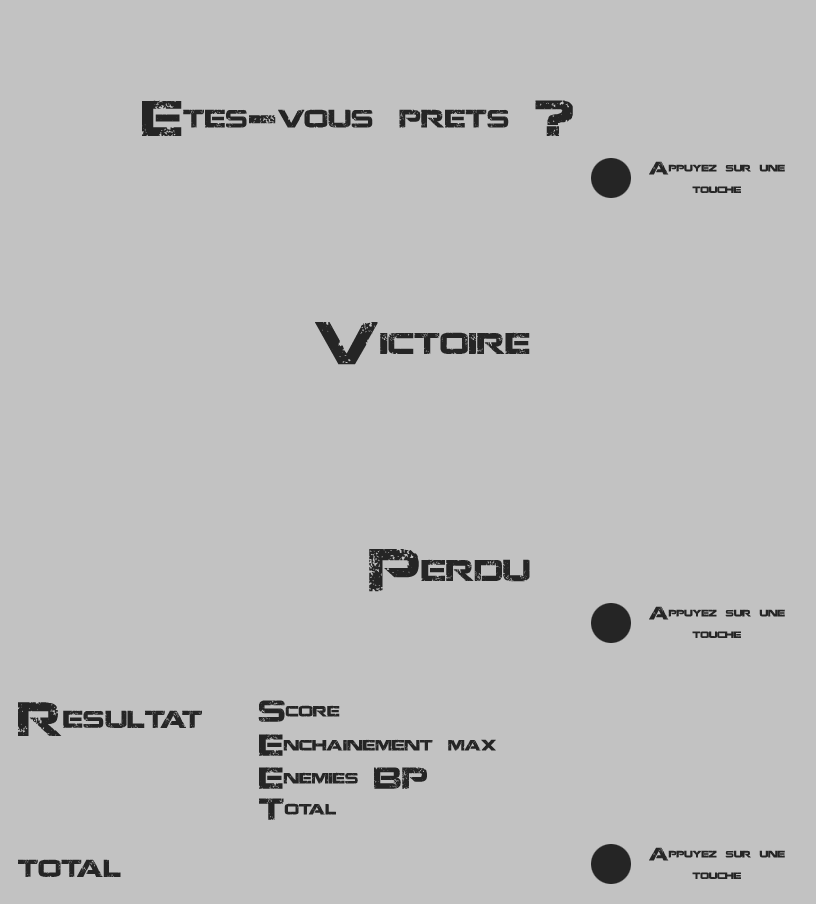
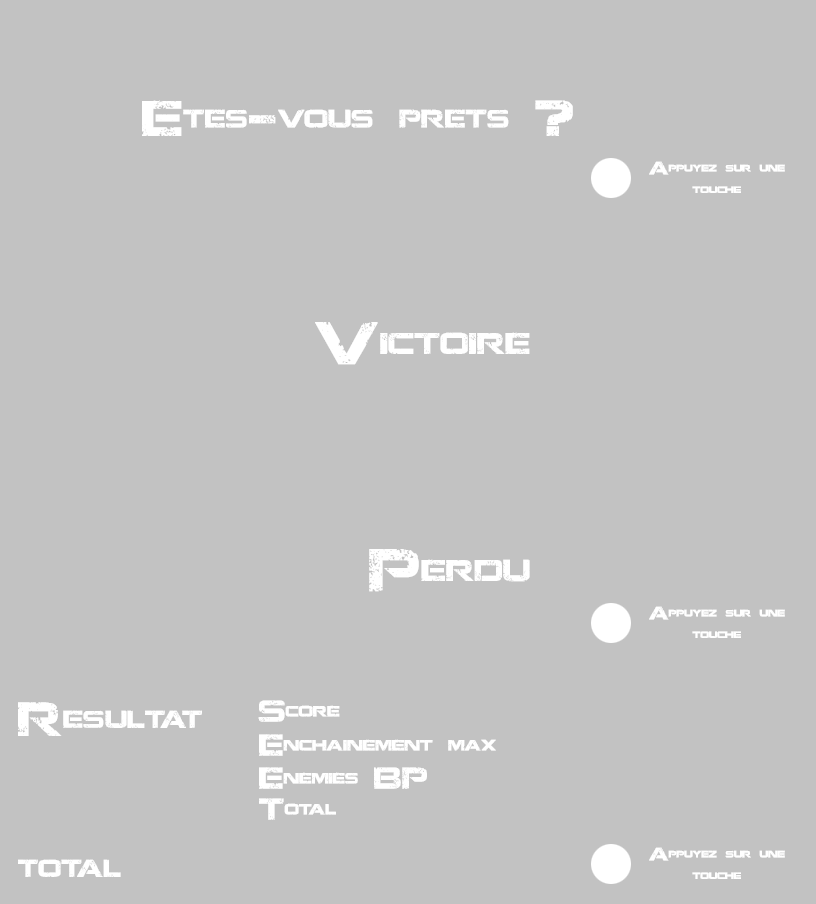
Before/after of a 816px x 904px layered artwork. What changed in the layer stack:
pixels changed over (18, 100, 785, 884) (layer not identified)
